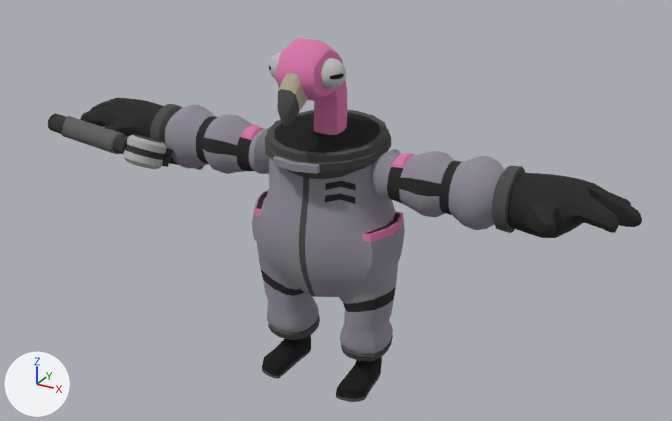
The glTF model apps/web/public/models/units/trooper-a.glb: old version first, new version second.
Both versions are drawn from a camera (50 mm lens) standing at (3.17, -0.53, -55.72) and looking at (-0.03, 5.29, -58.63). Arrows for +X, +Y and +Z are at lower left; the lights stay in place. The picture after the commit comes second. Where no turn or scale is listed for an object, it has been applied to the vertices.

In view in the first picture: 'FernandoTheFlamingo', 'Pistol'.
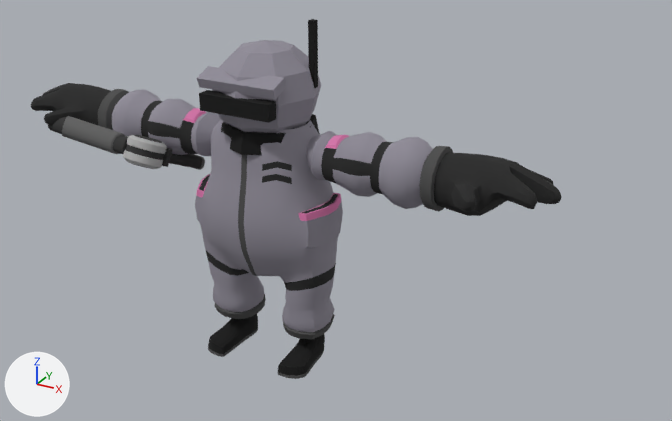
The newer file is also turned or shifted as a whole; pictures and numbers use the older file's frame.

What differs and where, as boxes (x1, y1, x2, y2) in the pictures (672 x 421 px):
'FernandoTheFlamingo', deleted
    before: (80, 38, 642, 402)
'Trooper', added
    after: (31, 19, 561, 379)

What changed in the scene script:
```text
Add me_trooper:
    me_trooper.from_pydata(...)  # 2197 vertices, 4350 faces; spans x -2.32..2.32, y -0.31..0.64, z -0.01..2.79
    me_trooper.materials.append(mat_atlas)  # picture img_atlas_png
Remove ob_fernandotheflamingo:
    ob_fernandotheflamingo = bpy.data.objects.new('FernandoTheFlamingo', me_fernandotheflamingo)
    ob_fernandotheflamingo.location = (0.0, 0.0, 0.0)
Add ob_trooper:
    ob_trooper = bpy.data.objects.new('Trooper', me_trooper)
    ob_trooper.location = (-0.58, 5.009, -59.962)
```
